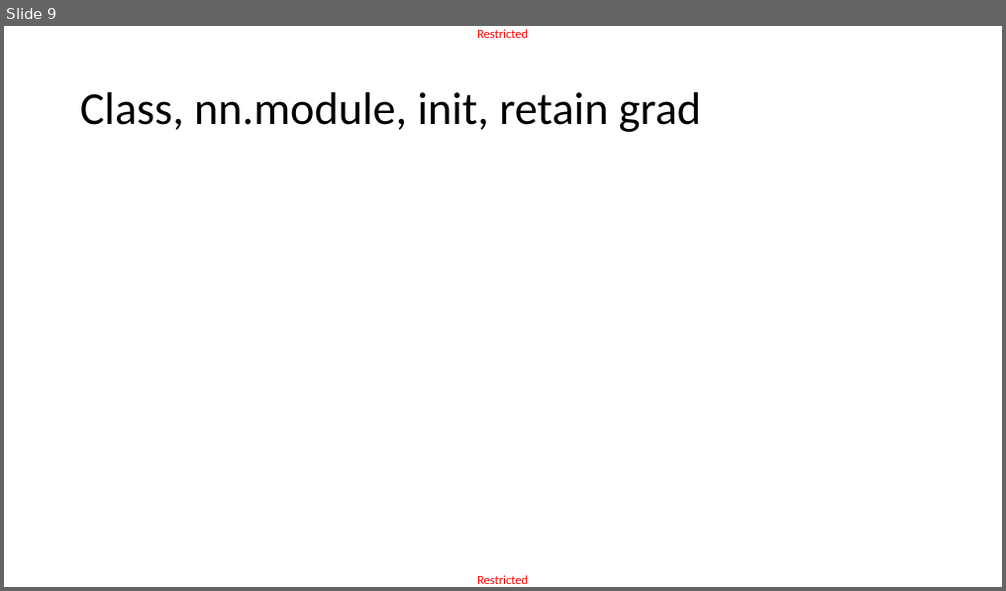
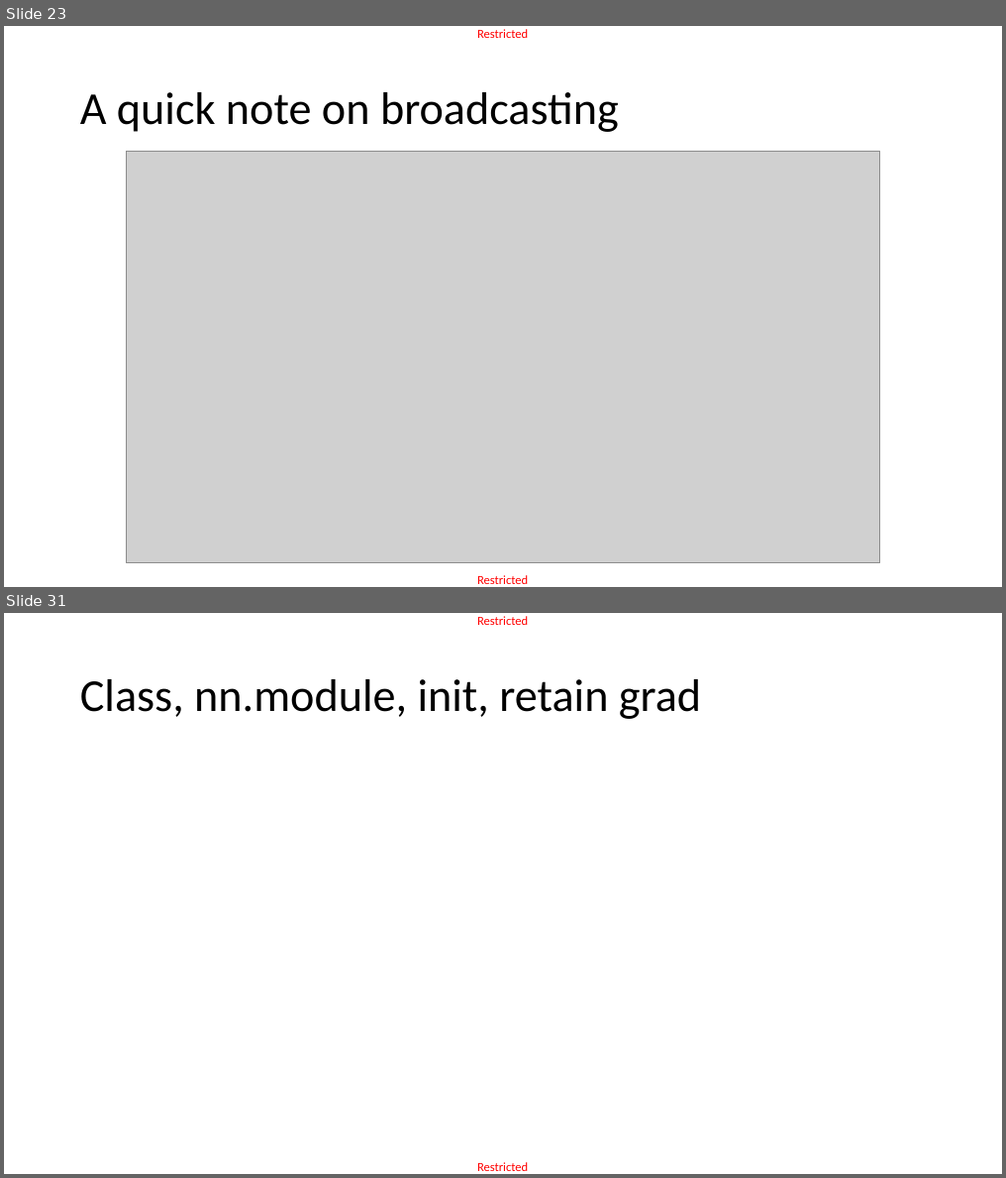
Before and after one commit to matthieudemari/SUTD_DL_50_039, a slide deck: W3/0. All/W3.pptx. Shown one above the other, each under a label of ours: slide 9 before the commit, slides 23 and 31 after it; the slides between them are not shown. The pictures are 1006x591 and 1006x1178 pixels, drawn with LibreOffice and Linux fonts; fonts in the diff are those of the drawing; grey boxes stand for pictures. Boxes give left, top, right and bottom in pixels: in the first picture for what was removed or moved away, otherwise in the second. Text is boxed around its words. In the diff, an @@ line names an element or a change of style, - is before the commit and + after.

```diff
--- a/W3/0. All/W3.pptx
+++ b/W3/0. All/W3.pptx
@@ slide 23 added at <box>4,26,1002,587</box>, background #FFFFFF; not listed: 2 template elements that a slide beside it also shows @@
@@ title added at <box>80,92,619,132</box>, 44 pt, text #000000 @@
+A quick note on broadcasting
@@ picture added at <box>126,151,880,564</box> @@
@@ what was slide 9 is now slide 31 @@
```
Also in this commit, not shown: 27 other slides added, 6 slides removed, 1 other file.
